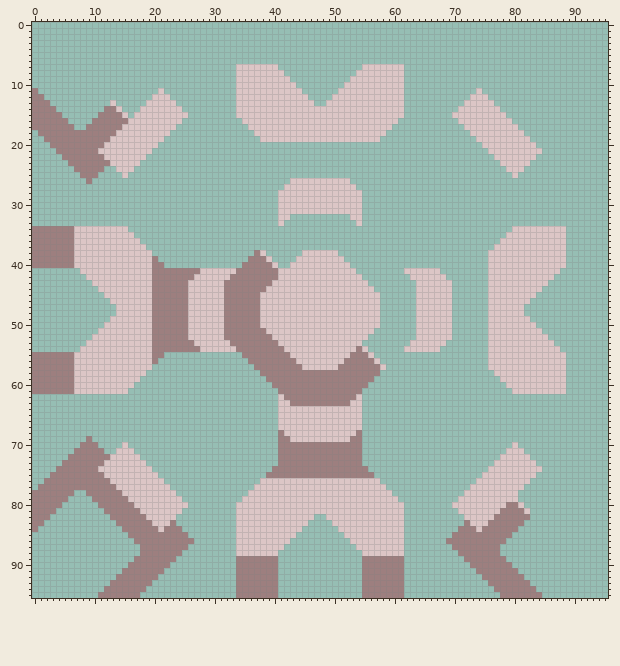
Edited in one commit: sprite sheet (sprites/blocks/storage/core-mecca-team.png). The first picture shows the starting point.
The file is 96x96 pixels.
Once edited:
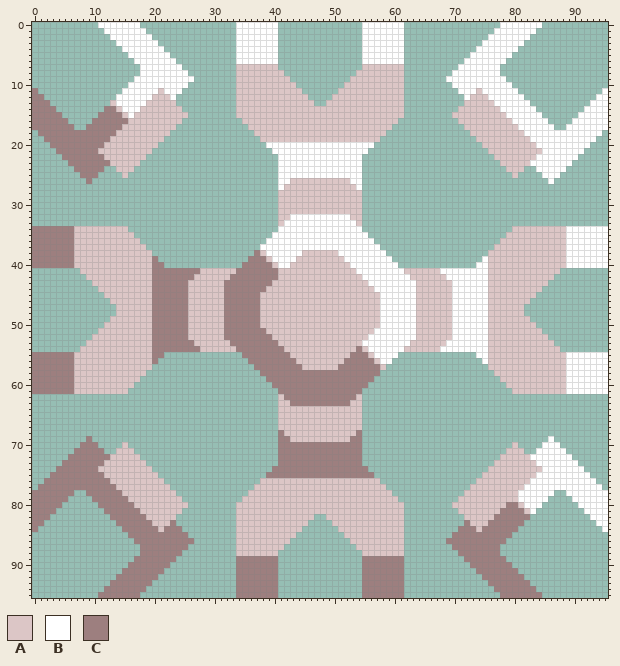
Palette (. is transparent): A #dcc6c6  B #ffffff  C #9d7f7f
What changed:
Changed rows in their new state; - is an unchanged pixel.
first column x 11:
 0 BBBBBBB----------------BBBBBBB--------------BBBBBBB----------------BBBBBBB-----------
 1 -BBBBBBB---------------BBBBBBB--------------BBBBBBB---------------BBBBBBB------------
 2 --BBBBBBB--------------BBBBBBB--------------BBBBBBB--------------BBBBBBB-------------
 3 ---BBBBBBB-------------BBBBBBB--------------BBBBBBB-------------BBBBBBB--------------
 4 ----BBBBBBB------------BBBBBBB--------------BBBBBBB------------BBBBBBB---------------
 5 -----BBBBBBB-----------BBBBBBB--------------BBBBBBB-----------BBBBBBB----------------
 6 ------BBBBBBB----------BBBBBBB--------------BBBBBBB----------BBBBBBB-----------------
 7 -------BBBBBBB----------------------------------------------BBBBBBB------------------
 8 -------BBBBBBBB--------------------------------------------BBBBBBBB------------------
 9 ------BBBBBBBBBB------------------------------------------BBBBBBBBBB-----------------
10 -----BBBBBBBBBB--------------------------------------------BBBBBBBBBB----------------
11 ----BBBBBB-BBB----------------------------------------------BBB-BBBBBB--------------B
12 ---BBBBBB---B------------------------------------------------B---BBBBBB------------BB
13 ---BBBBB----------------------------------------------------------BBBBBB----------BBB
14 ----BBB------------------------------------------------------------BBBBBB--------BBBB
15 -----B--------------------------------------------------------------BBBBBB------BBBBB
16 ---------------------------------------------------------------------BBBBBB----BBBBBB
17 ----------------------------------------------------------------------BBBBBB--BBBBBBB
18 -----------------------------------------------------------------------BBBBBBBBBBBBB-
19 ------------------------------------------------------------------------BBBBBBBBBBB--
20 ----------------------------BBBBBBBBBBBBBBBBBB---------------------------BBBBBBBBB---
21 -----------------------------BBBBBBBBBBBBBBBB-----------------------------BBBBBBB----
22 ------------------------------BBBBBBBBBBBBBB-----------------------------BBBBBBB-----
23 ------------------------------BBBBBBBBBBBBBB----------------------------BBBBBBB------
24 ------------------------------BBBBBBBBBBBBBB-----------------------------BBBBB-------
25 ------------------------------BBBBBBBBBBBBBB------------------------------BBB--------
26 ------------------------------BB----------BB-------------------------------B---------
27 ------------------------------B------------B-----------------------------------------
first column x 38:
32 -----BBBBBBBBBB-------------------------------------------
33 ----BBBBBBBBBBBB------------------------------------------
34 ---BBBBBBBBBBBBBB----------------------------------BBBBBBB
35 --BBBBBBBBBBBBBBBB---------------------------------BBBBBBB
36 -BBBBBBBBBBBBBBBBBB--------------------------------BBBBBBB
37 BBBBBBBBBBBBBBBBBBBB-------------------------------BBBBBBB
38 -BBBBBB------BBBBBBBB------------------------------BBBBBBB
39 --BBBB--------BBBBBBBB---------------B-------------BBBBBBB
40 ---BB----------BBBBBBBB-------------BB-------------BBBBBBB
41 ----------------BBBBBBBB------BBBBBBBB--------------------
42 -----------------BBBBBBBB------BBBBBBB--------------------
43 ------------------BBBBBBBB------BBBBBB--------------------
44 -------------------BBBBBBB------BBBBBB--------------------
45 --------------------BBBBBB------BBBBBB--------------------
46 --------------------BBBBBB------BBBBBB--------------------
47 --------------------BBBBBB------BBBBBB--------------------
48 --------------------BBBBBB------BBBBBB--------------------
49 --------------------BBBBBB------BBBBBB--------------------
50 --------------------BBBBBB------BBBBBB--------------------
51 -------------------BBBBBBB------BBBBBB--------------------
52 ------------------BBBBBBBB------BBBBBB--------------------
53 -----------------BBBBBBBB------BBBBBBB--------------------
54 ------------------BBBBBB------BBBBBBBB--------------------
55 -------------------BBBB-------------BB-------------BBBBBBB
56 --------------------BB---------------B-------------BBBBBBB
57 ---------------------------------------------------BBBBBBB
58 ---------------------------------------------------BBBBBBB
59 ---------------------------------------------------BBBBBBB
60 ---------------------------------------------------BBBBBBB
61 ---------------------------------------------------BBBBBBB
first column x 81:
69 -----B---------
70 ----BBB--------
71 ---BBBBB-------
72 --BBBBBBB------
73 ---BBBBBBB-----
74 ----BBBBBBB----
75 ---BBBBBBBBB---
76 --BBBBBBBBBBB--
77 -BBBBBBBBBBBBB-
78 BBBBBB--BBBBBBB
79 BBBBB----BBBBBB
80 -BBB------BBBBB
81 --B--------BBBB
82 ------------BBB
83 -------------BB
84 --------------B
